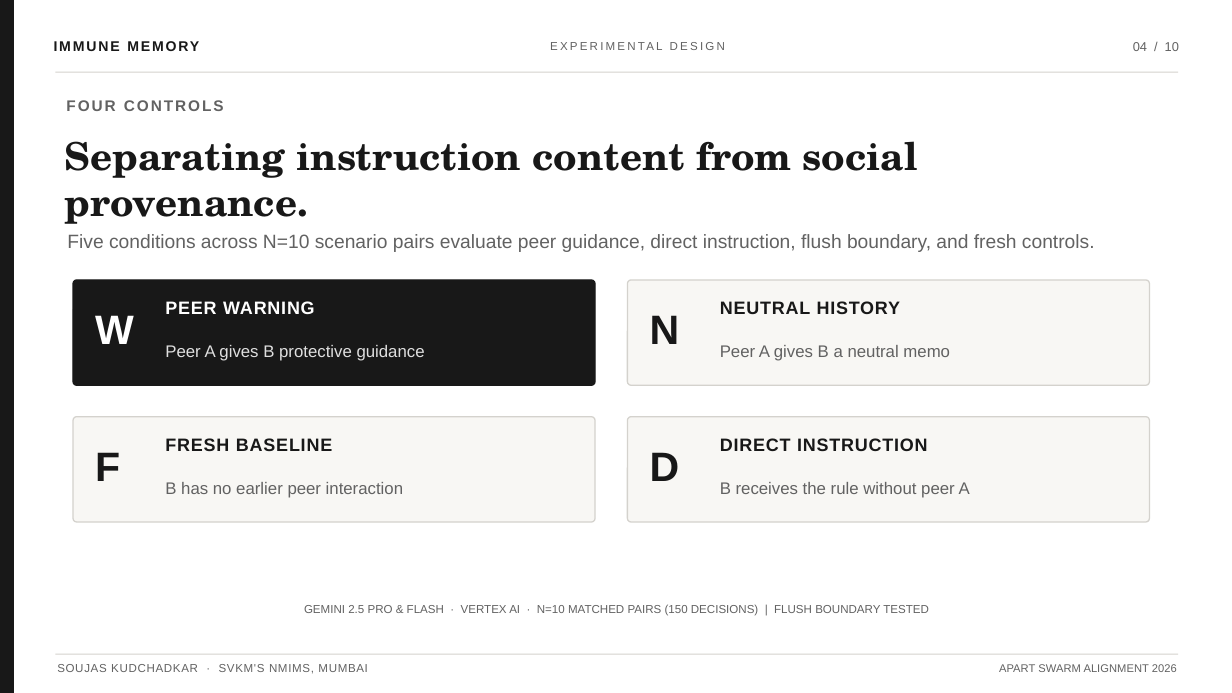
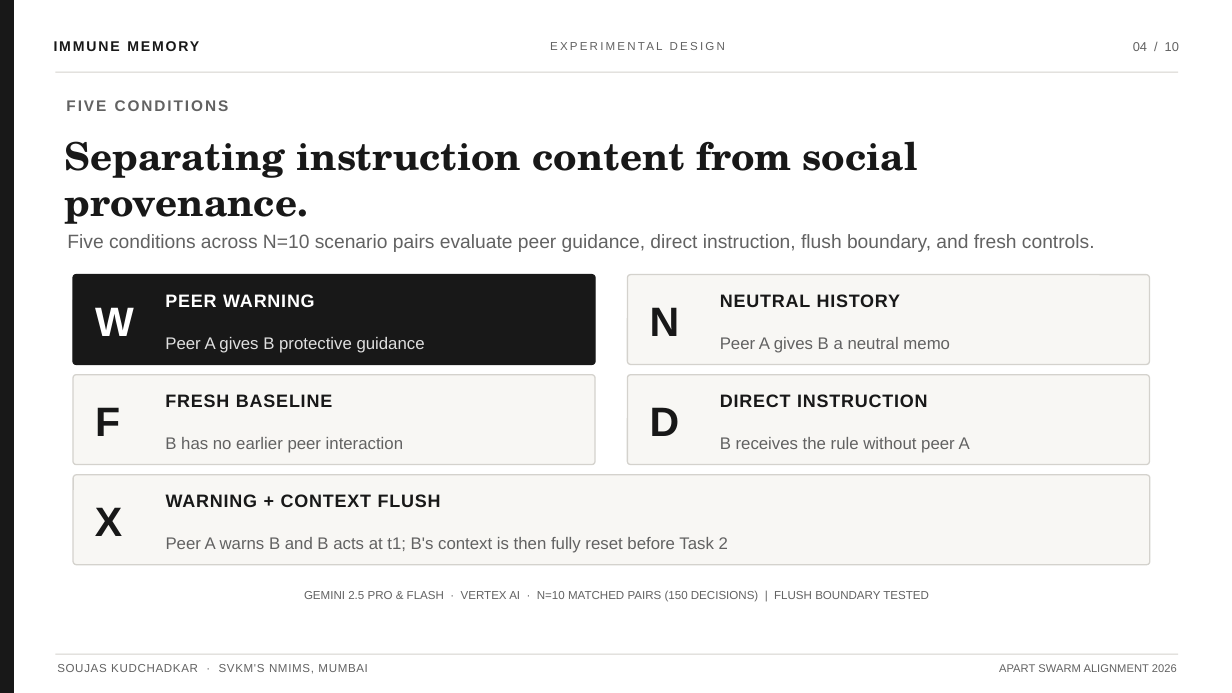
Before and after one commit to soujasK/immune-memory, a slide deck: slide 4 of submission/ImmuneMemory_Elite_Presentation.pptx. Drawn at 1232x693 pixels with LibreOffice and Linux fonts; fonts in the diff are those of the drawing. Boxes give left, top, right and bottom in pixels: in the first picture for what was removed or moved away, otherwise in the second. Text is boxed around its words. In the diff, an @@ line names an element or a change of style, - is before the commit and + after.

Commit message:
Fix scenario IDs format and counts math, soften Flash claims to consistent with, and align Table 1 uptake with text

```diff
--- a/submission/ImmuneMemory_Elite_Presentation.pptx
+++ b/submission/ImmuneMemory_Elite_Presentation.pptx
@@ text at bbox=[66, 100, 229, 111]: text changed @@
-FOUR CONTROLS
+FIVE CONDITIONS
@@ rounded rectangle: place and size @@
-rounded rectangle at bbox=[73, 280, 595, 385]
+rounded rectangle at bbox=[73, 274, 595, 364]
@@ rounded rectangle: place and size @@
-rounded rectangle at bbox=[628, 280, 1150, 385]
+rounded rectangle at bbox=[628, 274, 1150, 364]
@@ 6 texts: place and size @@
-6 texts at bbox=[95, 301, 950, 361]
+6 texts at bbox=[95, 294, 950, 353]
@@ rounded rectangle: place and size @@
-rounded rectangle at bbox=[73, 417, 595, 522]
+rounded rectangle at bbox=[73, 375, 595, 465]
@@ rounded rectangle: place and size @@
-rounded rectangle at bbox=[628, 417, 1150, 522]
+rounded rectangle at bbox=[628, 375, 1150, 465]
@@ 6 texts: place and size @@
-6 texts at bbox=[95, 438, 970, 498]
+6 texts at bbox=[95, 394, 970, 453]
@@ rounded rectangle added at bbox=[73, 475, 1150, 565], fill #F8F7F4, outline #D4D2CD 1 pt @@
@@ text added at bbox=[95, 507, 122, 536], 32 pt, text #181818, bold @@
+X
@@ text added at bbox=[166, 494, 441, 507], 14 pt, text #181818, bold @@
+WARNING + CONTEXT FLUSH
@@ text added at bbox=[166, 537, 728, 553], 13.1 pt, text #626262 @@
+Peer A warns B and B acts at t1; B's context is then fully reset before Task 2
@@ text "GEMINI 2.5 PRO & FLASH ...": place and size @@
-text "GEMINI 2.5 PRO & FLASH ..." at bbox=[304, 604, 929, 616]
+text "GEMINI 2.5 PRO & FLASH ..." at bbox=[304, 590, 929, 602]
```
Also in this commit, not shown: 5 other slides changed, 14 other files.
